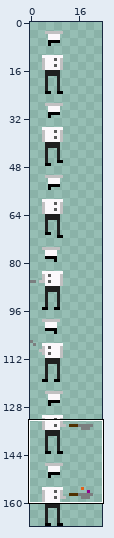
Edited in one commit: sprite sheet (resources/img/people/man/staff/cook.png). Above: a wide view before the commit, with the close-up outlined.
Close-up. Old version:
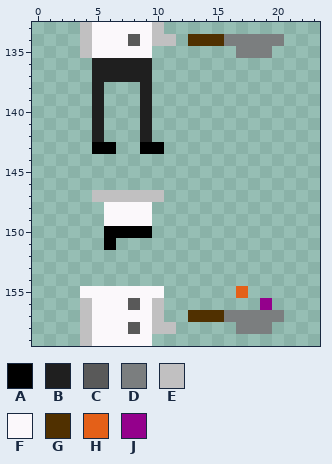
The file is 24x168 pixels. Shown: x 0..23, y 133..159. The commit also changed other parts of the picture, which this record leaves out.
Palette (. is transparent): A #000000  B #1f1f1f  C #595959  D #7b7e7f  E #c1c0c1  F #fbf8fb  G #503000  H #e46018  J #94008c
Pixels before, first column x 4:
133 EFFFFFE..........
134 EFFFCFEE.GGGDDDDD
135 EFFFFF.......DDD.
136 .BBBBB...........
137 .BBBBB...........
138 .B...B...........
139 .B...B...........
140 .B...B...........
141 .B...B...........
142 .B...B...........
143 .AA..AA..........
144 .................
145 .................
146 .................
147 .EEEEEE..........
148 ..FFFF...........
149 ..FFFF...........
150 ..AAAA...........
151 ..A..............
152 .................
153 .................
154 .................
155 FFFFFFF......H...
156 EFFFCFE........J.
157 EFFFFFE..GGGDDDDD
158 EFFFCFEE.....DDD.
159 EFFFFF...........
Now the later version:
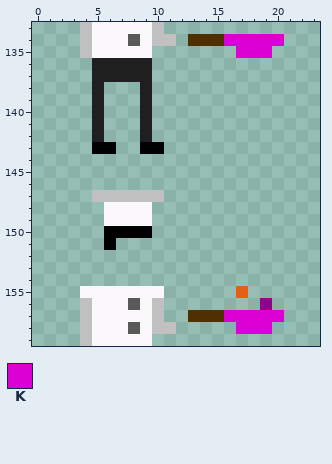
Colours new in this view: K #dc00d4
From old to new:
Changed rows in their new state; - is an unchanged pixel.
first column x 16:
134 KKKKK
135 -KKK-
first column x 16:
157 KKKKK
158 -KKK-
Pixel boxes of the changes (left, top, right, bottom) in both close-ups:
changed: (224, 34, 284, 58)
changed: (224, 310, 284, 334)
